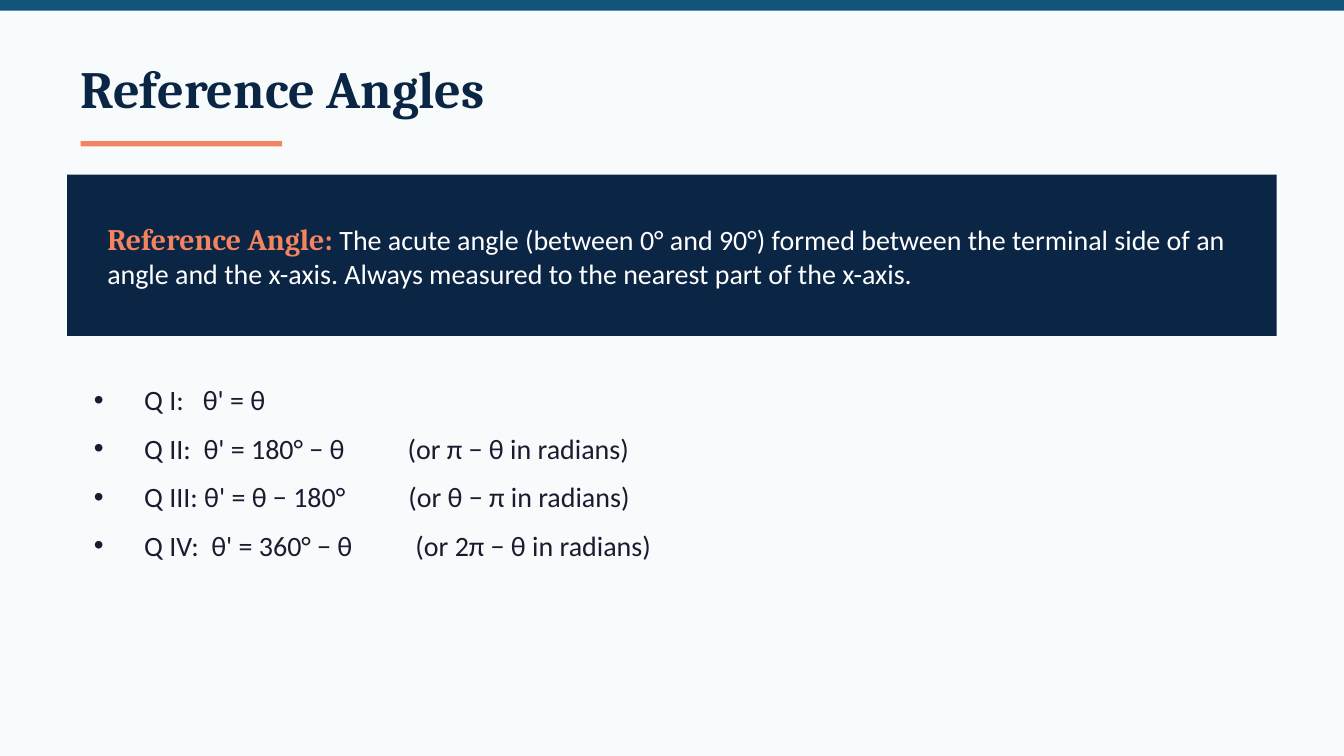
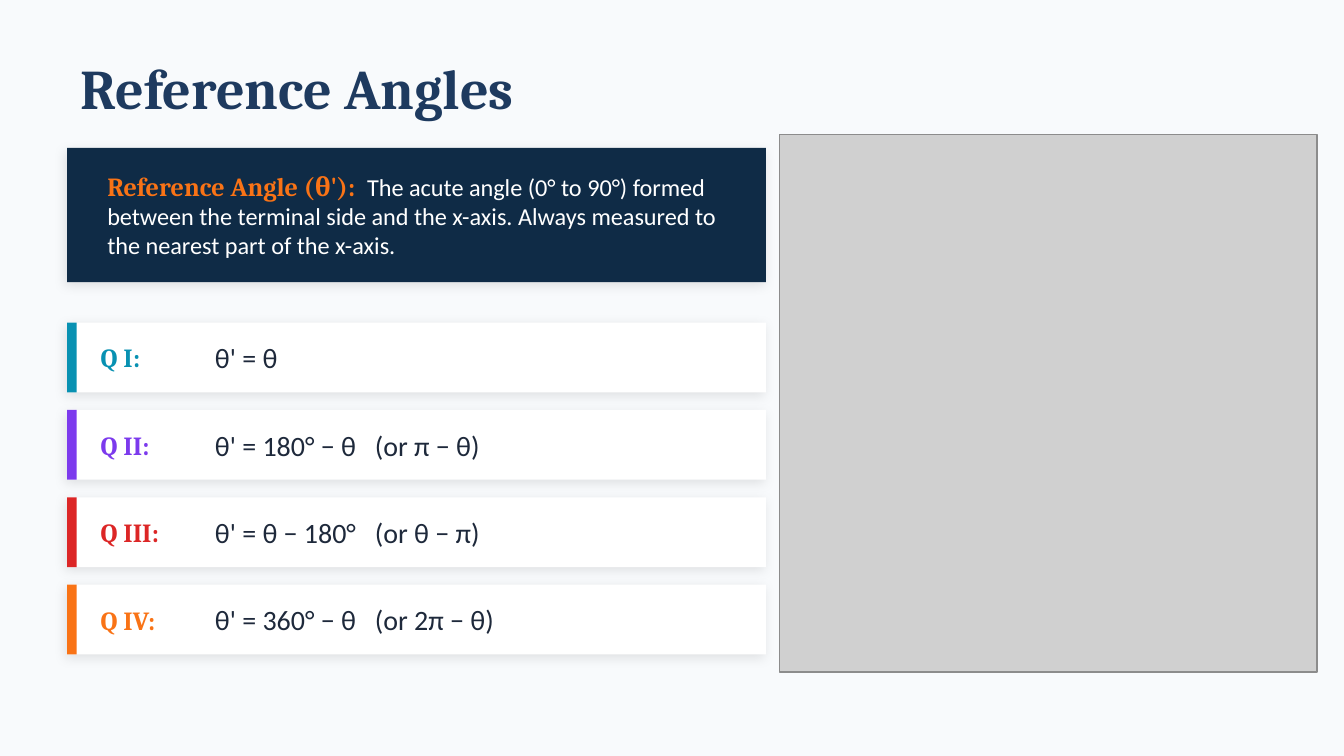
Before and after one commit to andrewhvolk/andrewhvolk.github.io, a slide deck: slide 5 of slides/Math130Unit3B.pptx. Drawn at 1344x756 pixels with LibreOffice and Linux fonts; fonts in the diff are those of the drawing; grey boxes stand for pictures. Boxes give left, top, right and bottom in pixels: in the first picture for what was removed or moved away, otherwise in the second. Text is boxed around its words. In the diff, an @@ line names an element or a change of style, - is before the commit and + after.

```diff
--- a/slides/Math130Unit3B.pptx
+++ b/slides/Math130Unit3B.pptx
@@ background #F7FBFC to #F8FAFC @@
@@ rectangle removed at [0, 0, 1344, 11] @@
@@ text "Reference Angles" at [81, 69, 514, 122]: size 28 to 30 pt, text colour #0B2545 to #1E3A5F @@
@@ rectangle added at [67, 148, 766, 282], fill #0F2B46 @@
@@ rectangle removed at [81, 141, 282, 146] @@
@@ picture added at [780, 134, 1317, 672] @@
@@ text at [107, 176, 716, 258]: text changed; size 15 to 13 pt @@
-Reference Angle: The acute angle (between 0° and 90°) formed between the terminal side of an angle and the x-axis. Always measured to the nearest part of the x-axis.
+Reference Angle (θ'): The acute angle (0° to 90°) formed between the terminal side and the x-axis. Always measured to the nearest part of the x-axis.
@@ rectangle: place and size @@
-rectangle at [67, 175, 1277, 336]
+rectangle at [67, 323, 766, 392]
@@ rectangle at [67, 323, 766, 392]: fill #0B2545 to #FFFFFF; shadow on @@
@@ rectangle added at [67, 323, 77, 392], fill #0891B2 @@
@@ text "Q I:" at [101, 349, 140, 372]: vertical alignment top to middle @@
@@ text at [101, 349, 140, 372]: text changed; size 15 to 14 pt; font Calibri to Cambria; text colour #1B1B2F to #0891B2; bold on @@
-• Q I: θ' = θ
-• Q II: θ' = 180° − θ (or π − θ in radians)
-• Q III: θ' = θ − 180° (or θ − π in radians)
-• Q IV: θ' = 360° − θ (or 2π − θ in radians)
+Q I:
@@ text added at [215, 349, 278, 368], 15 pt, text #1E293B @@
+θ' = θ
@@ rectangle added at [67, 410, 766, 480], fill #FFFFFF @@
@@ rectangle added at [67, 410, 77, 480], fill #7C3AED @@
@@ text added at [101, 437, 149, 460], 14 pt, text #7C3AED, bold @@
+Q II:
@@ text added at [215, 435, 479, 460], 15 pt, text #1E293B @@
+θ' = 180° − θ (or π − θ)
@@ rectangle added at [67, 497, 766, 567], fill #FFFFFF @@
@@ rectangle added at [67, 497, 77, 567], fill #DC2626 @@
@@ text added at [101, 524, 158, 547], 14 pt, text #DC2626, bold @@
+Q III:
@@ text added at [215, 522, 480, 547], 15 pt, text #1E293B @@
+θ' = θ − 180° (or θ − π)
@@ rectangle added at [67, 585, 766, 655], fill #FFFFFF @@
@@ rectangle added at [67, 585, 77, 655], fill #F97316 @@
@@ text added at [101, 612, 155, 635], 14 pt, text #F97316, bold @@
+Q IV:
@@ text added at [215, 609, 493, 634], 15 pt, text #1E293B @@
+θ' = 360° − θ (or 2π − θ)
```
Also in this commit, not shown: 12 other slides changed, 8 slides added, 8 slides removed, 8 other files.
